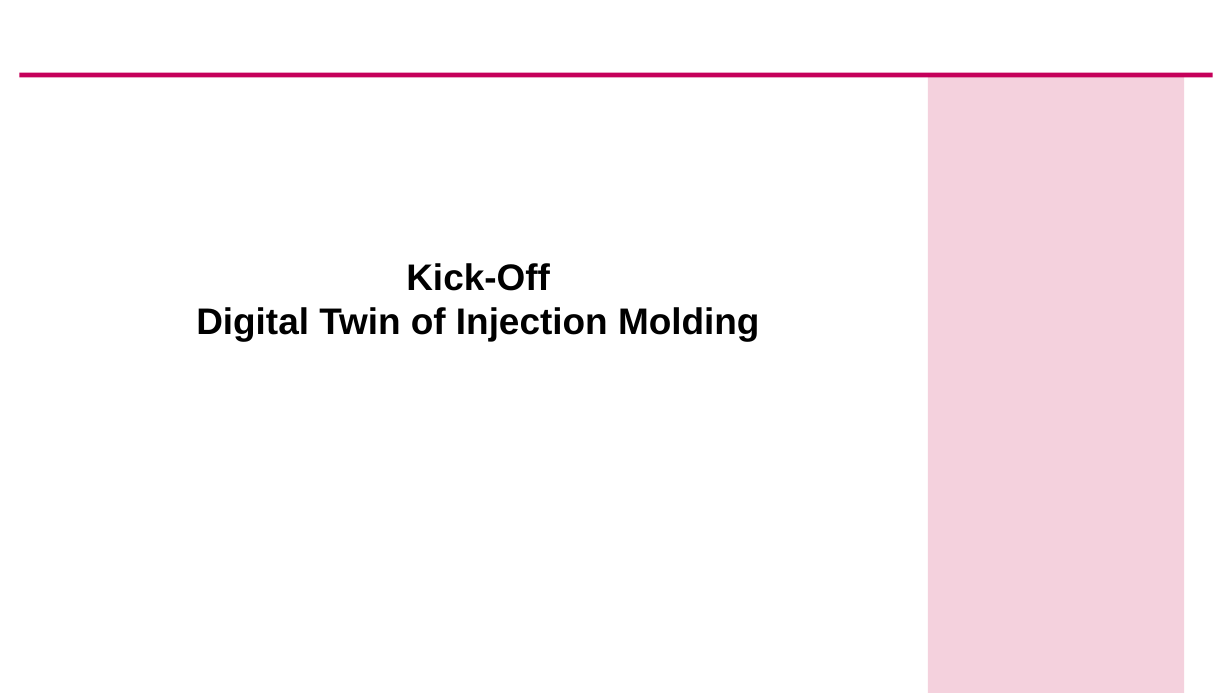
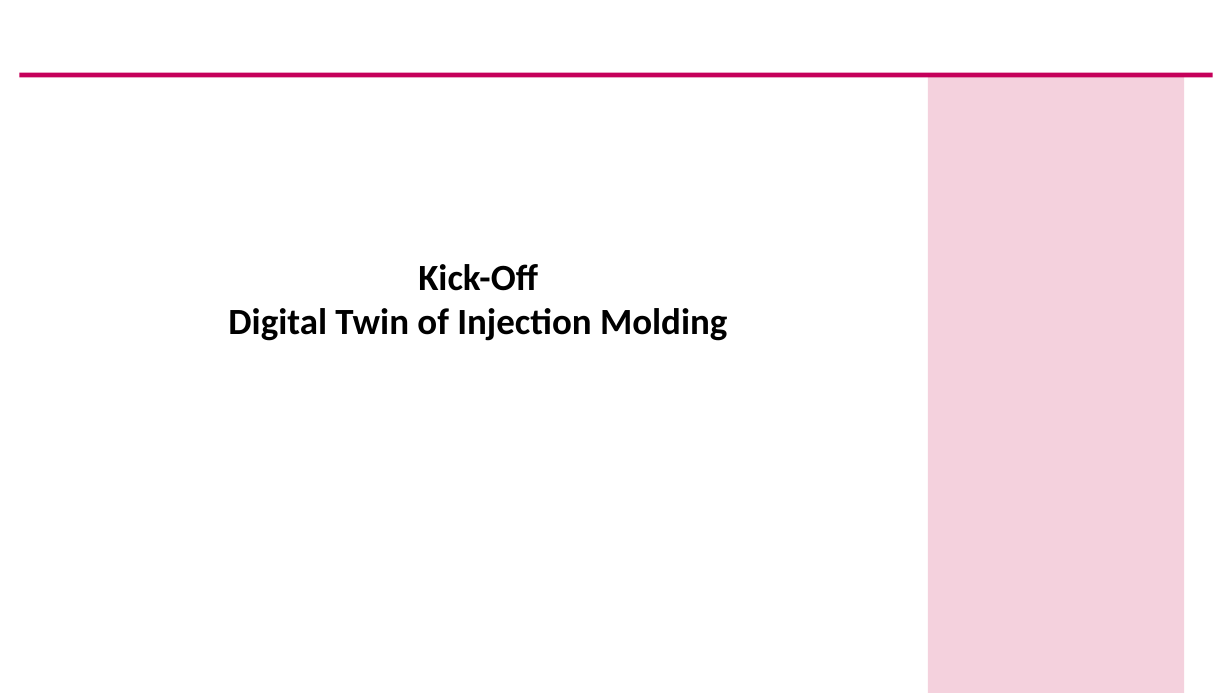
Before and after one commit to arehmer/DigitalTwinInjectionMoulding, a slide deck: slide 1 of Präsentationen/Kick-Off_Agenda.pptx. Drawn at 1232x693 pixels with LibreOffice and Linux fonts; fonts in the diff are those of the drawing; background and template pictures are left out. Boxes give left, top, right and bottom in pixels: in the first picture for what was removed or moved away, otherwise in the second. Text is boxed around its words. In the diff, an @@ line names an element or a change of style, - is before the commit and + after.

```diff
--- a/Präsentationen/Kick-Off_Agenda.pptx
+++ b/Präsentationen/Kick-Off_Agenda.pptx
@@ title "Kick-Off Digital Twin of Injection ..." at [228,264,727,341]: font Arial to Calibri @@
```
Also in this commit, not shown: 2 other slides changed, 11 slides added, 1 other file.
